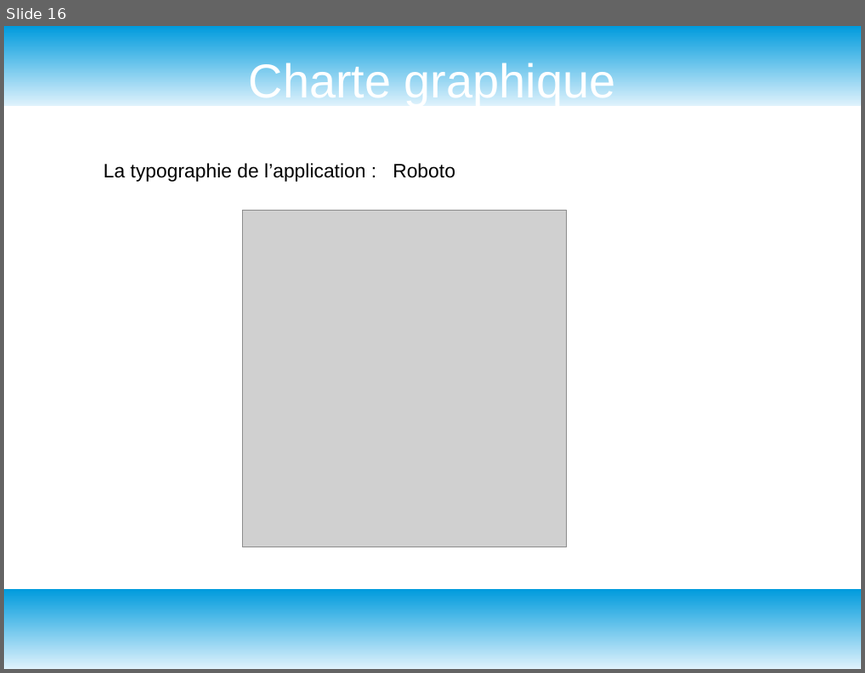
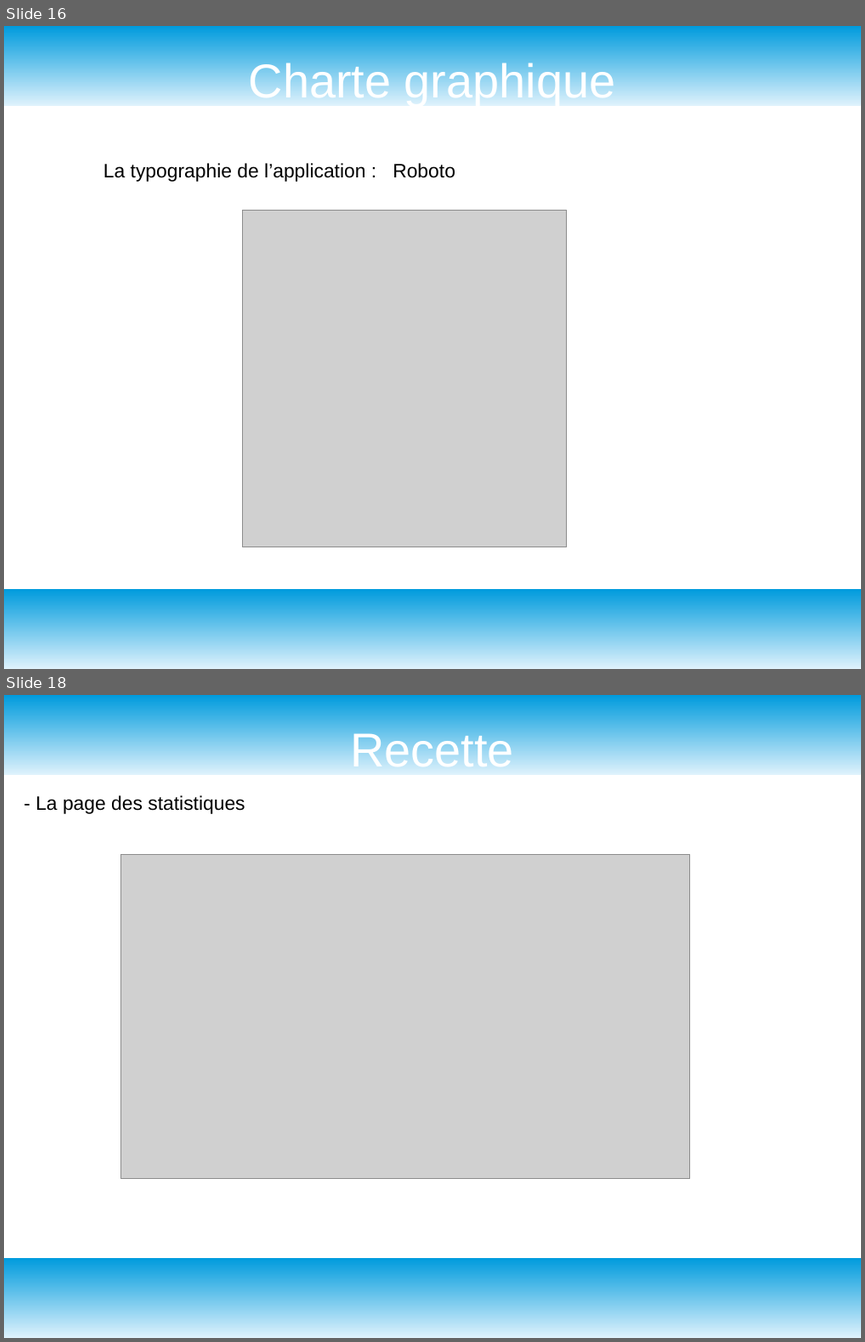
Before and after one commit to GuyomH/Fil-Rouge, a slide deck: assets/grand angle diapo.odp. Shown one above the other, each under a label of ours: slide 16 before the commit, slides 16 and 18 after it; the slides between them are not shown. The pictures are 865x673 and 865x1342 pixels, drawn with LibreOffice and Linux fonts; fonts in the diff are those of the drawing; grey boxes stand for pictures. Boxes give left, top, right and bottom in pixels: in the first picture for what was removed or moved away, otherwise in the second. Text is boxed around its words. In the diff, an @@ line names an element or a change of style, - is before the commit and + after.

```diff
--- a/assets/grand angle diapo.odp
+++ b/assets/grand angle diapo.odp
@@ slide 18 added at box(4, 695, 861, 1338), background #FFFFFF; not listed: 2 template elements that a slide beside it also shows @@
@@ title added at box(351, 729, 514, 767), 44 pt, text #FFFFFF @@
+Recette
@@ text added at box(35, 795, 245, 814), 18 pt, text #000000 @@
+- La page des statistiques
@@ picture added at box(120, 855, 690, 1179) @@
```
Also in this commit, not shown: 2 slides changed, 5 other slides added, 1 slide removed.
